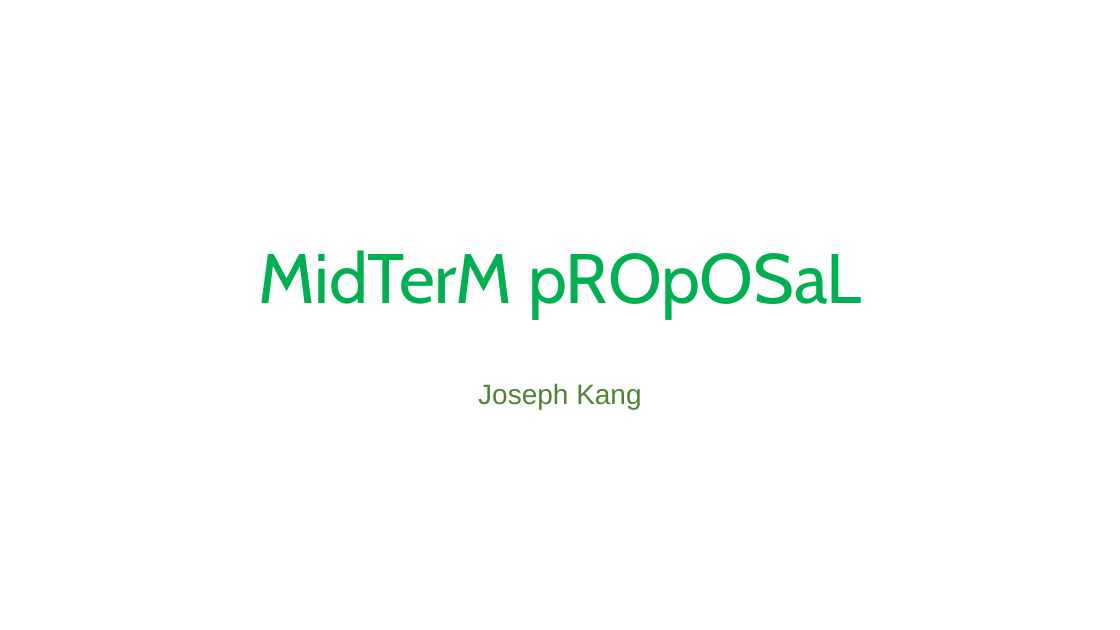
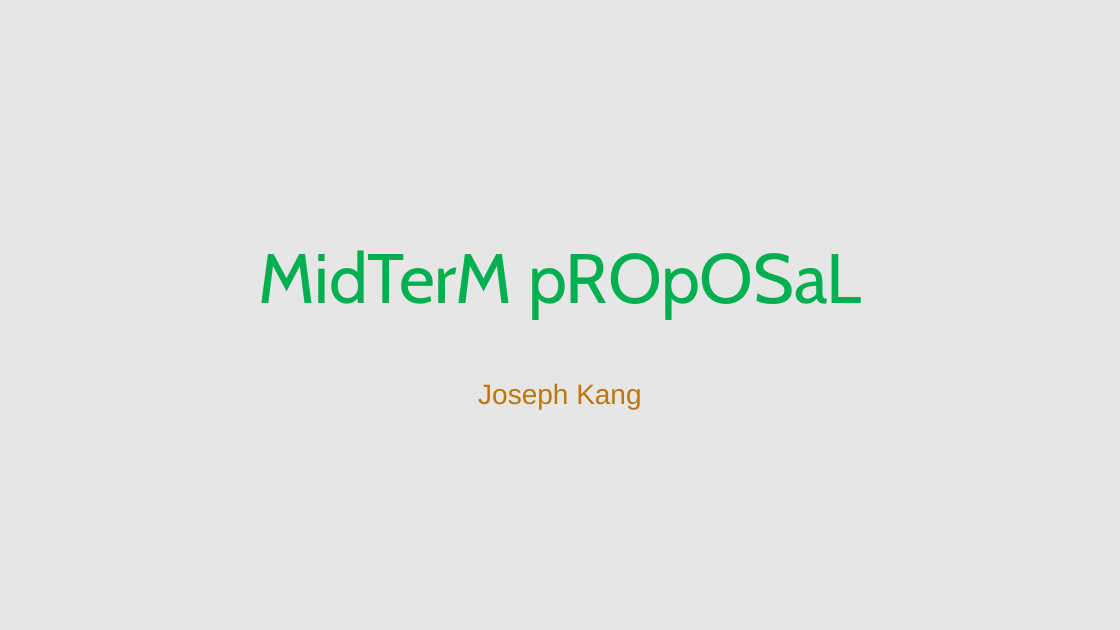
Before and after one commit to joekangsweeps/josephkanghwrepo, a slide deck: slide 1 of Week 5/Joseph Kang WebDev midterm outline.pptx. Drawn at 1120x630 pixels with LibreOffice and Linux fonts; fonts in the diff are those of the drawing. Boxes give left, top, right and bottom in pixels: in the first picture for what was removed or moved away, otherwise in the second. Text is boxed around its words. In the diff, an @@ line names an element or a change of style, - is before the commit and + after.

```diff
--- a/Week 5/Joseph Kang WebDev midterm outline.pptx
+++ b/Week 5/Joseph Kang WebDev midterm outline.pptx
@@ background #FFFFFF to #E7E6E6 @@
@@ subtitle "Joseph Kang" at [478,383,641,409]: text colour #548235 to #BC770B @@
```
Also in this commit, not shown: 4 other slides changed, 21 other files.
